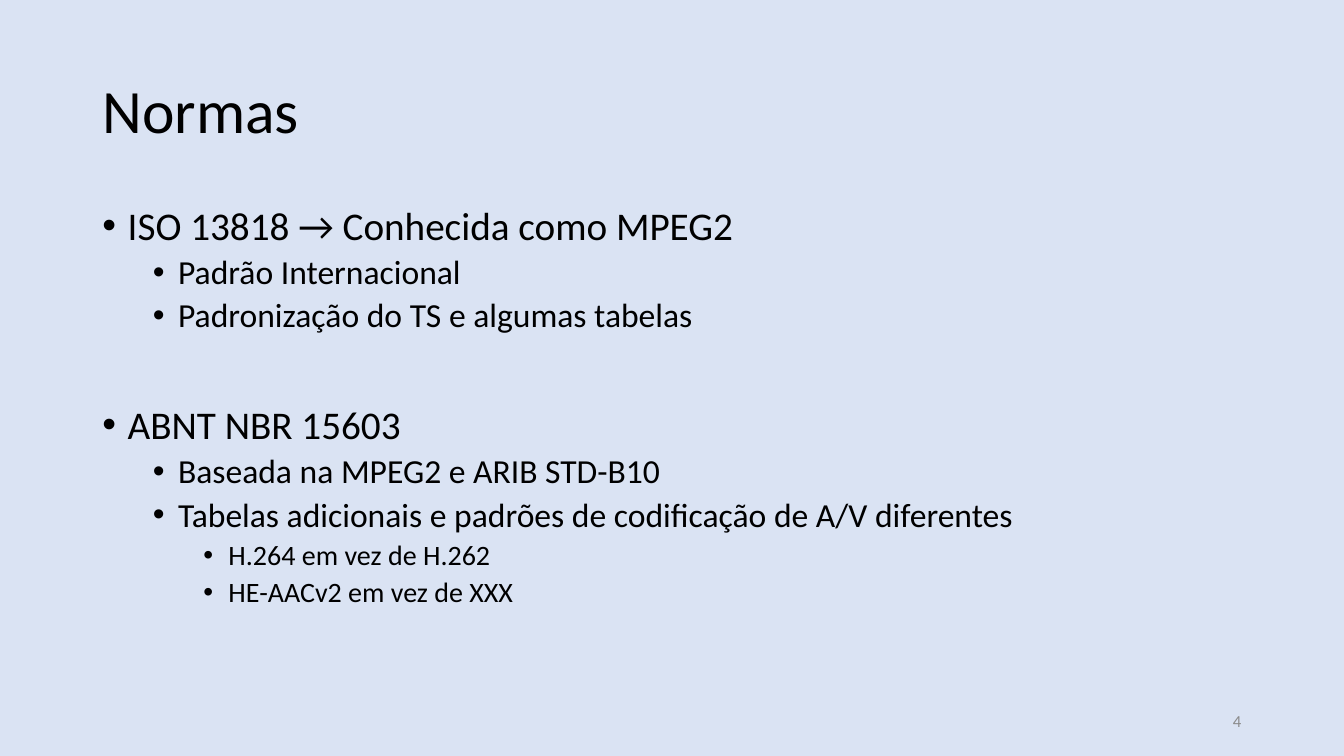
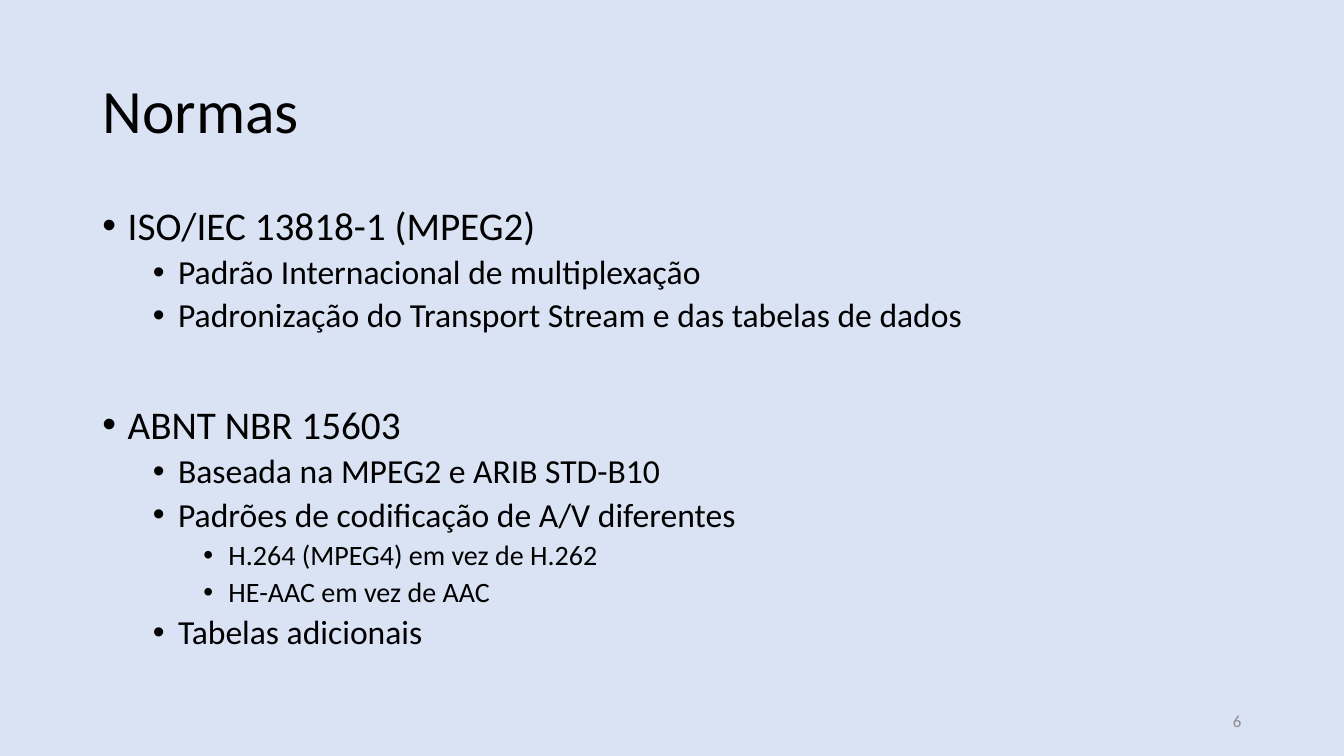
Before and after one commit to nasall2/TCC, a slide deck: slide 6 of relatorio/abntex2-modelos-1.9.2/figuras/apresentacao.pptx (slide 4 before the commit). Drawn at 1344x756 pixels with LibreOffice and Linux fonts; fonts in the diff are those of the drawing. Boxes give left, top, right and bottom in pixels: in the first picture for what was removed or moved away, otherwise in the second. Text is boxed around its words. In the diff, an @@ line names an element or a change of style, - is before the commit and + after.

```diff
--- a/relatorio/abntex2-modelos-1.9.2/figuras/apresentacao.pptx
+++ b/relatorio/abntex2-modelos-1.9.2/figuras/apresentacao.pptx
@@ text at <box>128,211,962,333</box>: text changed @@
-• ISO 13818 → Conhecida como MPEG2
-  • Padrão Internacional
-  • Padronização do TS e algumas tabelas
+• ISO/IEC 13818-1 (MPEG2)
+  • Padrão Internacional de multiplexação
+  • Padronização do Transport Stream e das tabelas de dados
@@ text at <box>178,503,736,645</box>: text changed @@
-  • Tabelas adicionais e padrões de codificação de A/V diferentes
-    • H.264 em vez de H.262
-    • HE-AACv2 em vez de XXX
+  • Padrões de codificação de A/V diferentes
+    • H.264 (MPEG4) em vez de H.262
+    • HE-AAC em vez de AAC
+  • Tabelas adicionais
@@ page number at <box>1233,716,1241,727</box>: text changed @@
-4
+6
```
Also in this commit, not shown: 10 other slides changed, 20 slides added, 7 slides removed, 1 other file.
